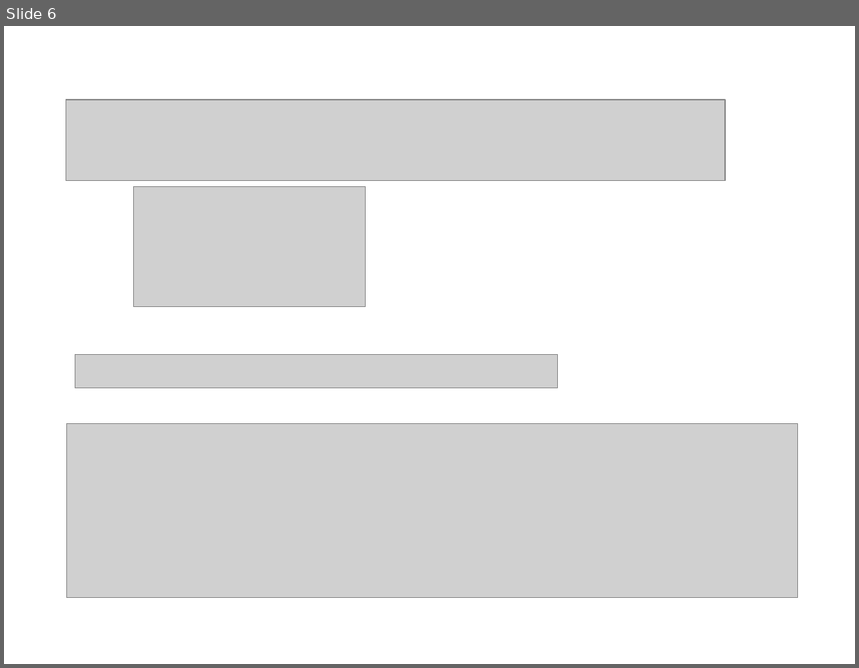
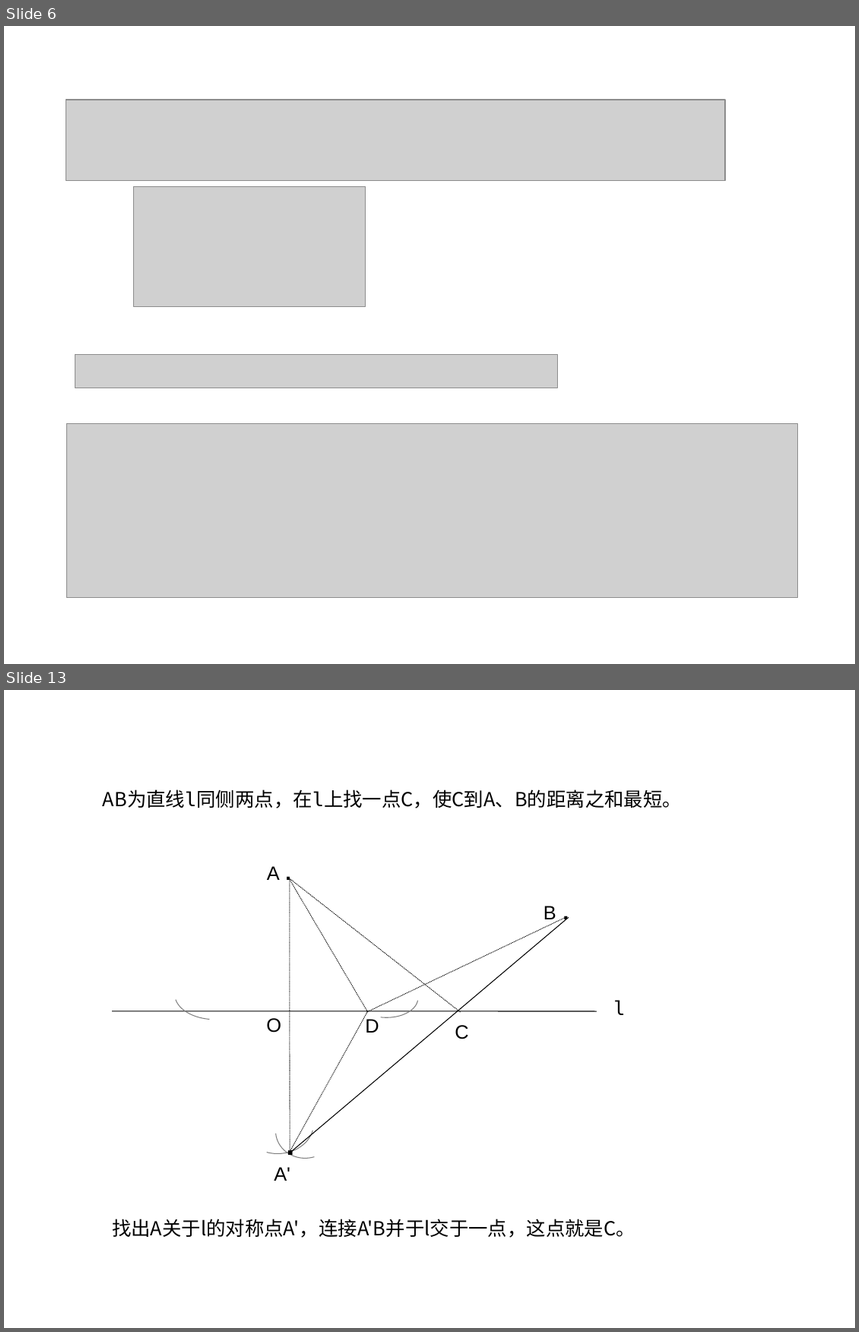
Before and after one commit to ericzhang/english-math, a slide deck: math/grade-7-下/7下数学北师大版-unit-5-图形的轴对称.ppt. Shown one above the other, each under a label of ours: slide 6 before the commit, slides 6 and 13 after it; the slides between them are not shown. The pictures are 859x668 and 859x1332 pixels, drawn with LibreOffice and Linux fonts; fonts in the diff are those of the drawing; grey boxes stand for pictures. Boxes give left, top, right and bottom in pixels: in the first picture for what was removed or moved away, otherwise in the second. Text is boxed around its words. In the diff, an @@ line names an element or a change of style, - is before the commit and + after.

```diff
--- a/math/grade-7-下/7下数学北师大版-unit-5-图形的轴对称.ppt
+++ b/math/grade-7-下/7下数学北师大版-unit-5-图形的轴对称.ppt
@@ slide 13 added at (4,690,855,1328), background #FFFFFF @@
@@ text added at (103,790,682,809), 18 pt, text #000000 @@
+AB为直线l同侧两点，在l上找一点C，使C到A、B的距离之和最短。
@@ text added at (267,866,280,880), 18 pt, text #000000 @@
+A .
@@ line added from (368, 1012) to (289, 878), #000000 0.74 pt dashed @@
@@ line added from (461, 1012) to (289, 878), #000000 0.74 pt dashed @@
@@ line added from (290, 879) to (290, 1154), #000000 0.74 pt dashed @@
@@ line added from (367, 1012) to (568, 916), #000000 0.74 pt dashed @@
@@ text added at (544,906,557,923), 18 pt, text #000000 @@
+B .
@@ line added from (569, 918) to (289, 1154), #000000 0.74 pt @@
@@ freeform shape added at (176,1000,209,1020), outline #808080 0.74 pt @@
@@ freeform shape added at (381,1001,418,1018), outline #808080 0.74 pt @@
@@ text added at (614,1000,625,1015), 18 pt, text #000000 @@
+l
@@ line added from (112, 1011) to (598, 1011), #000000 0.74 pt @@
@@ text added at (266,1018,281,1033), 18 pt, text #000000 @@
+O
@@ line added from (368, 1011) to (289, 1154), #000000 0.74 pt dashed @@
@@ text added at (365,1019,379,1033), 18 pt, text #000000 @@
+D
@@ text added at (455,1025,468,1040), 18 pt, text #000000 @@
+C
@@ freeform shape added at (267,1131,313,1154), outline #808080 0.74 pt @@
@@ freeform shape added at (276,1134,315,1159), outline #808080 0.74 pt @@
@@ text added at (279,1125,315,1166), 28 pt, text #000000, bold @@
+.
@@ text added at (274,1167,291,1181), 18 pt, text #000000 @@
+A'
@@ text added at (112,1219,636,1238), 18 pt, text #000000 @@
+找出A关于l的对称点A'，连接A'B并于l交于一点，这点就是C。
```
Also in this commit, not shown: 5 other slides added, 20 other files.
